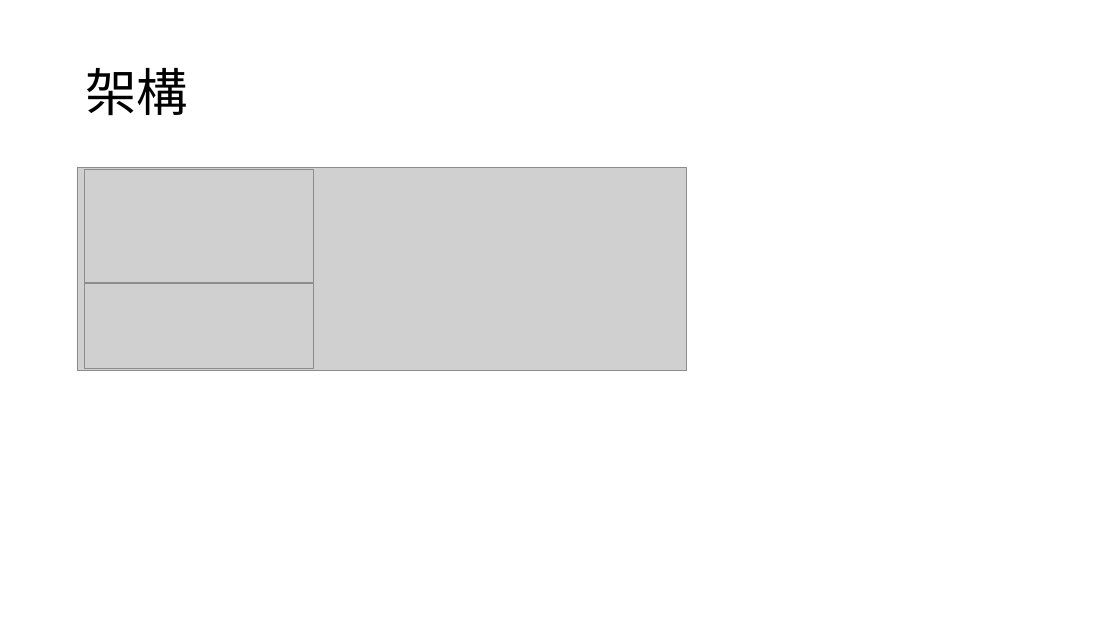
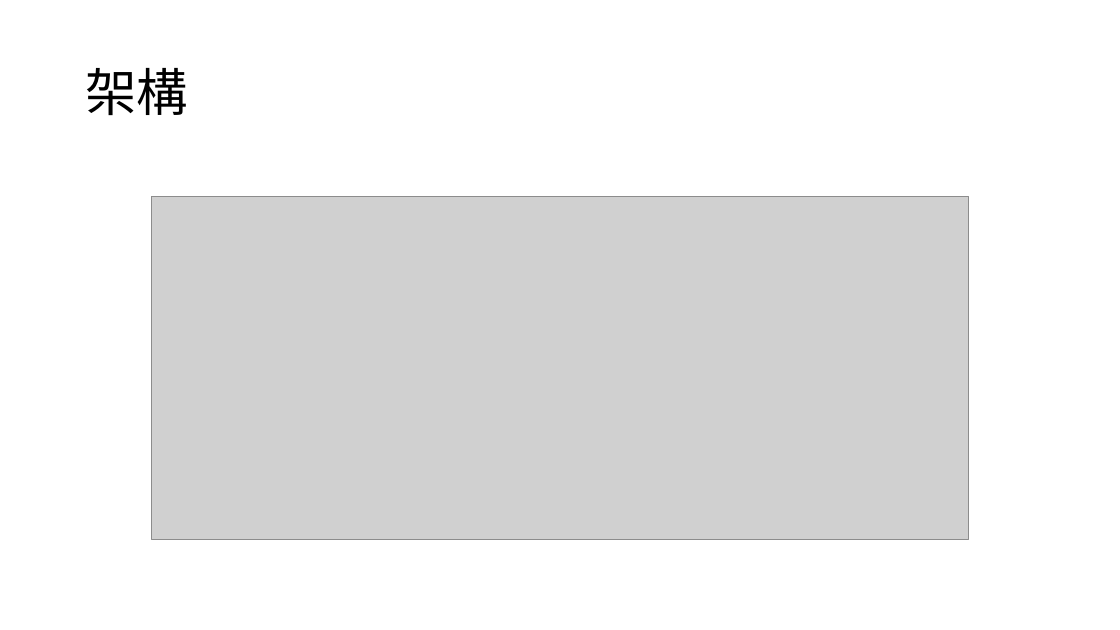
Before and after one commit to Luno82o/FinalProject-Impossible, a slide deck: slide 4 of audio.pptx (slide 3 before the commit). Drawn at 1120x630 pixels with LibreOffice and Linux fonts; fonts in the diff are those of the drawing; grey boxes stand for pictures. Boxes give left, top, right and bottom in pixels: in the first picture for what was removed or moved away, otherwise in the second. Text is boxed around its words. In the diff, an @@ line names an element or a change of style, - is before the commit and + after.

```diff
--- a/audio.pptx
+++ b/audio.pptx
@@ picture removed at box(77, 168, 687, 371) @@
@@ picture removed at box(84, 170, 313, 283) @@
@@ picture added at box(151, 196, 969, 539) @@
@@ picture removed at box(84, 284, 313, 369) @@
```
Also in this commit, not shown: 7 slides added, 3 slides removed.
